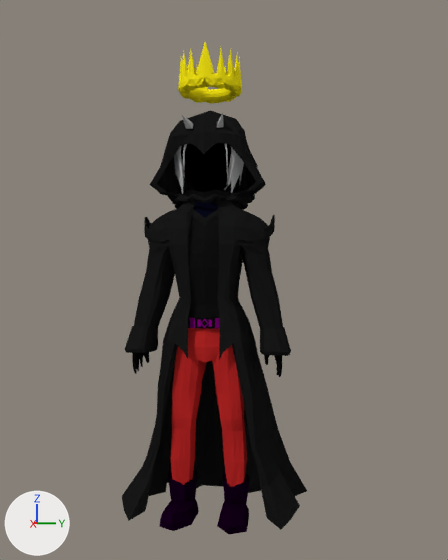
A saved change to the Blender file blender/King.blend.
Camera for both pictures: a 50 mm camera at (3.34, 0.47, 1.14) aimed at (-0.06, -0.02, 1.11). Arrows for +X, +Y and +Z are at lower left; the lights stay in place.
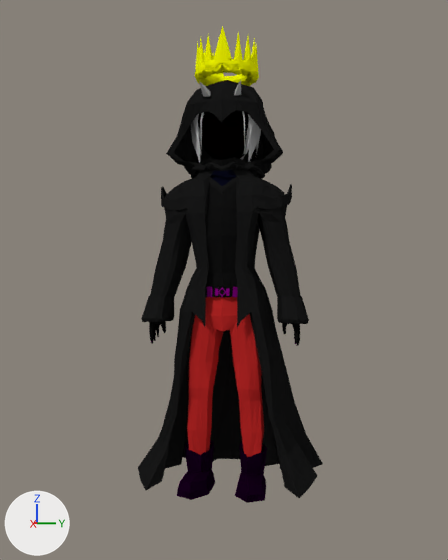
The change, as a list of edits to the scene's bpy script:
```text
Change me_torus_001:
    where me_torus_001.from_pydata(...)  # 3488 vertices, 3414 faces; spans x -3.0..2.2, y -3.7..2.8, z -15.7..2.1
    used by ob_torus; location = (0.005, -0.091, 2.064); scale = (0.141, 0.141, 0.141)
    me_torus_001 part 1: the loose piece of 300 vertices spanning x -1.2..1.2, y -1.2..0.1, z 0.3..2.1 is moved by (0.0, 0.0, -0.6)
Change ob_torus:
    ob_torus.location: (0.005, -0.091, 2.064) -> (0.003, 0.0, 2.226)
```

Where the change shows, as pixel boxes [x1, y1, x2, y2] in the pictures (448 x 560 px; the box of a moved part takes in the faces that stretch with it):
'Torus', reshaped, moved: before [122, 42, 307, 534]; after [138, 26, 323, 503]
part 1 of me_torus_001, moved or reshaped: before [178, 42, 242, 104]; after [195, 26, 259, 86]
